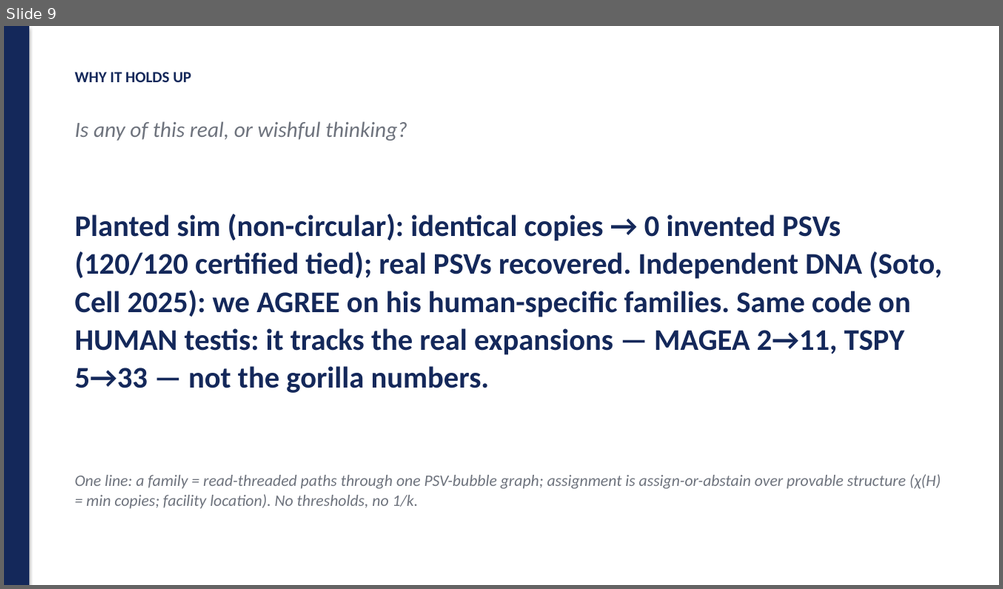
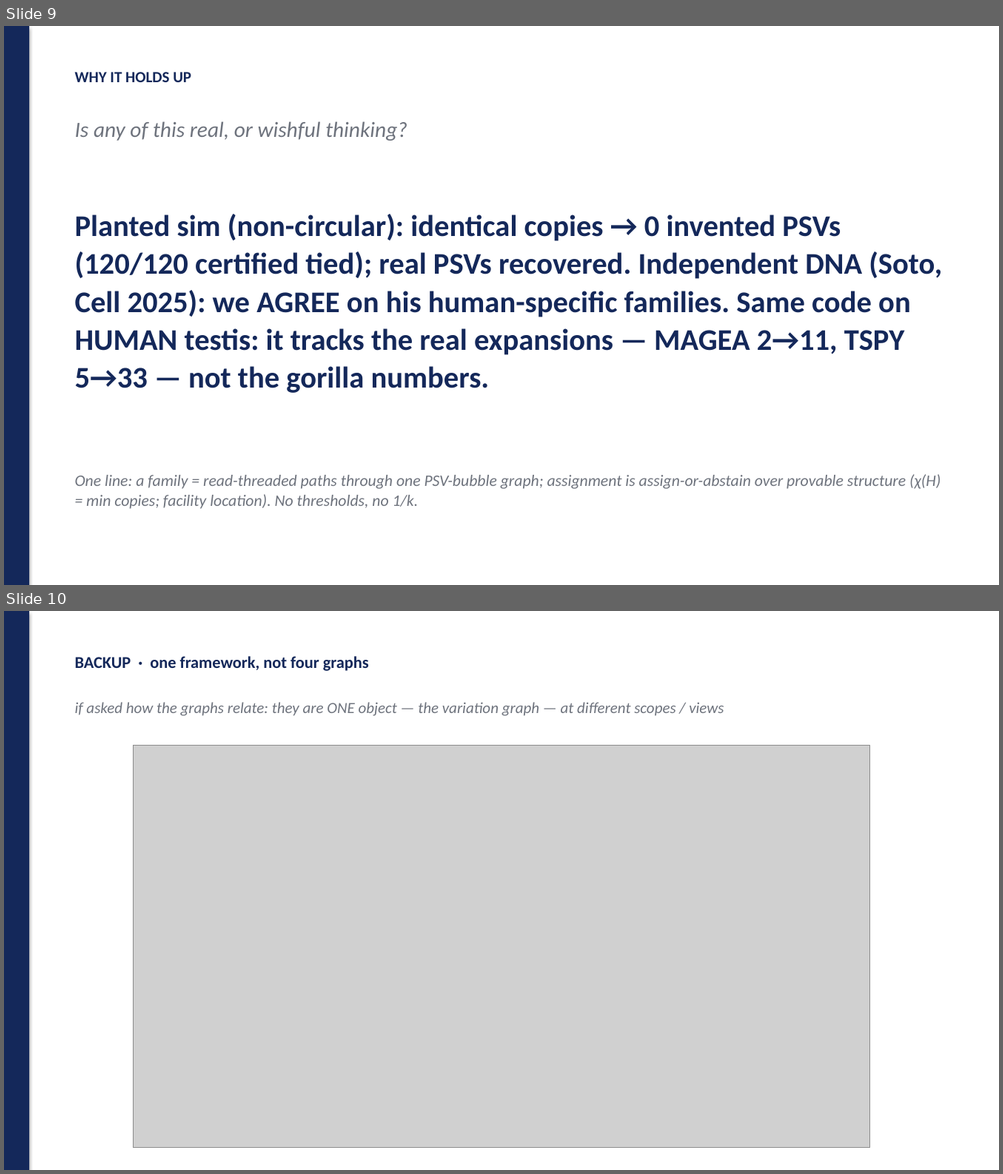
Before and after one commit to juanfraitu1/Rustle, a slide deck: bench/slides/method_punchlines.pptx. Shown one above the other, each under a label of ours: slide 9 before the commit, slides 9 and 10 after it. The pictures are 1003x589 and 1003x1174 pixels, drawn with LibreOffice and Linux fonts; fonts in the diff are those of the drawing; grey boxes stand for pictures. Boxes give left, top, right and bottom in pixels: in the first picture for what was removed or moved away, otherwise in the second. Text is boxed around its words. In the diff, an @@ line names an element or a change of style, - is before the commit and + after.

```diff
--- a/bench/slides/method_punchlines.pptx
+++ b/bench/slides/method_punchlines.pptx
@@ slide 10 added at (4, 611, 999, 1170), background #FFFFFF @@
@@ rectangle added at (4, 611, 29, 1170), fill #14285A @@
@@ text added at (75, 656, 369, 671), 16 pt, text #14285A, bold @@
+BACKUP · one framework, not four graphs
@@ text added at (75, 702, 723, 716), 15 pt, text #6E737D, italic @@
+if asked how the graphs relate: they are ONE object — the variation graph — at different scopes / views
@@ picture added at (133, 745, 870, 1148) @@
```
Also in this commit, not shown: 1 slide changed, 3 other slides added, 6 other files.
